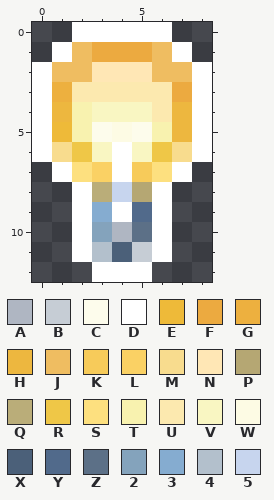
File history of a pixel-art sprite, platform/com.netifera.platform.ui/com.netifera.platform.ui.spaces/icons/space_active_overlay.png. Above, as it was before the edit.
The file is 9x13 pixels. Colours within 5 levels of each other are drawn and written as one.
Palette (. is transparent): A #afb6c2  B #c6cdd5  C #fdfcec  D #ffffff  E #eeba39  F #ecaa40  G #edb03f  H #edb73f  J #efbd61  K #f7cb5a  L #fad164  M #f8dc8e  N #ffe7b5  P #b5a773  Q #baad79  R #efc747  S #fde07f  T #f8f2af  U #fce9af  V #f9f6c2  W #fdfbe4  X #4b6079  Y #516a8b  Z #5c7087  2 #84a3bc  3 #85acd0  4 #b3c0cc  5 #c7d5ee
The same view after the edit:
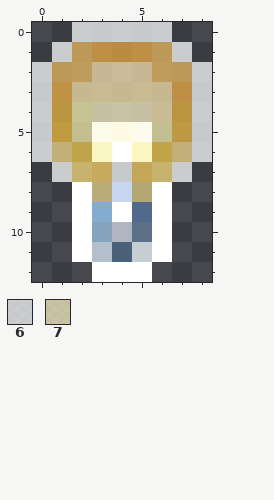
Colours new in this view: 6 #ffffffb8  7 #fcf2c6b8
Commit: Lightbulb with alpha for showing activity in Space editor icon
What changed:
colour E: #eeba39 -> #eeba39b8
colour F: #ecaa40 -> #ecaa40b8
colour G: #edb03f -> #edb03fb8
colour H: #edb73f -> #edb73fb8
colour J: #efbd61 -> #efbd61b8
colour K: #f7cb5a -> #f7cb5ab8
colour L: #fad164 -> #fad164b8
colour M: #f8dc8e -> #f8dc8eb8
colour N: #ffe7b5 -> #ffe7b5b8
colour R: #efc747 -> #efc747b8
colour S: #fde07f -> #fde07fb8
colour T: #f8f2af -> #f8f2afb8
colour U: #fce9af -> #fce9afb8
y 0: x 2..6 DDDDD -> 66666
y 1: x 1 D -> 6; x 7 D -> 6
y 2..3: x 0 D -> 6; x 8 D -> 6
y 4: x 0 D -> 6; x 3..5 VVV -> 777; x 8 D -> 6
y 5..6: x 0 D -> 6; x 8 D -> 6
y 7: x 1 D -> 6; x 4 D -> 6; x 7 D -> 6
